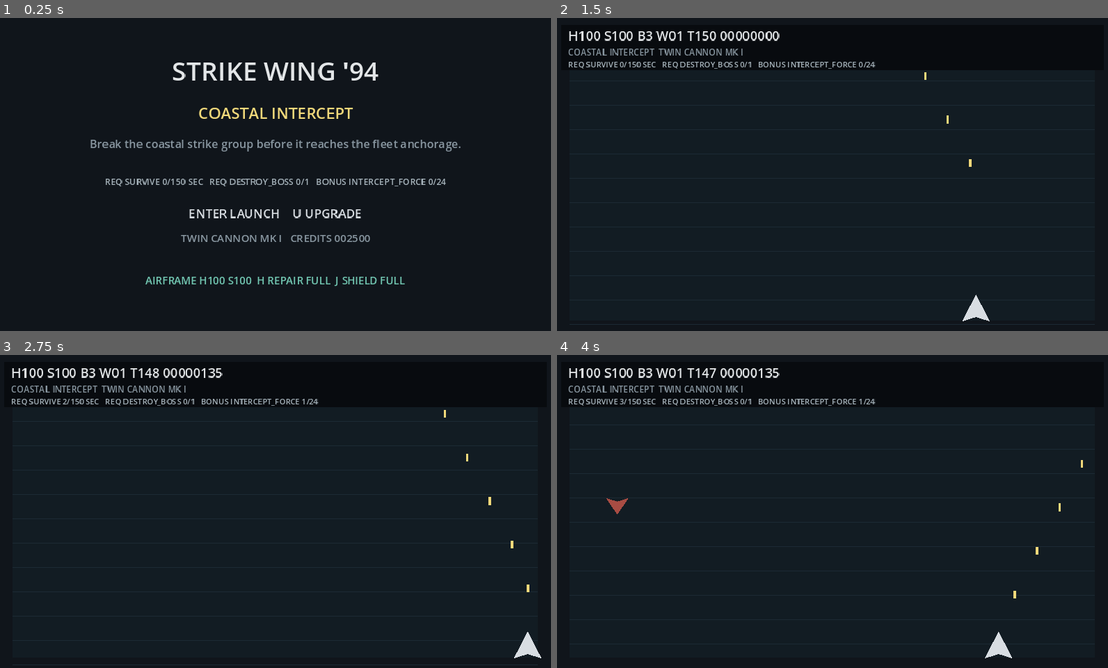
Above: before the commit, frames 1-4 (two rows, left to right).
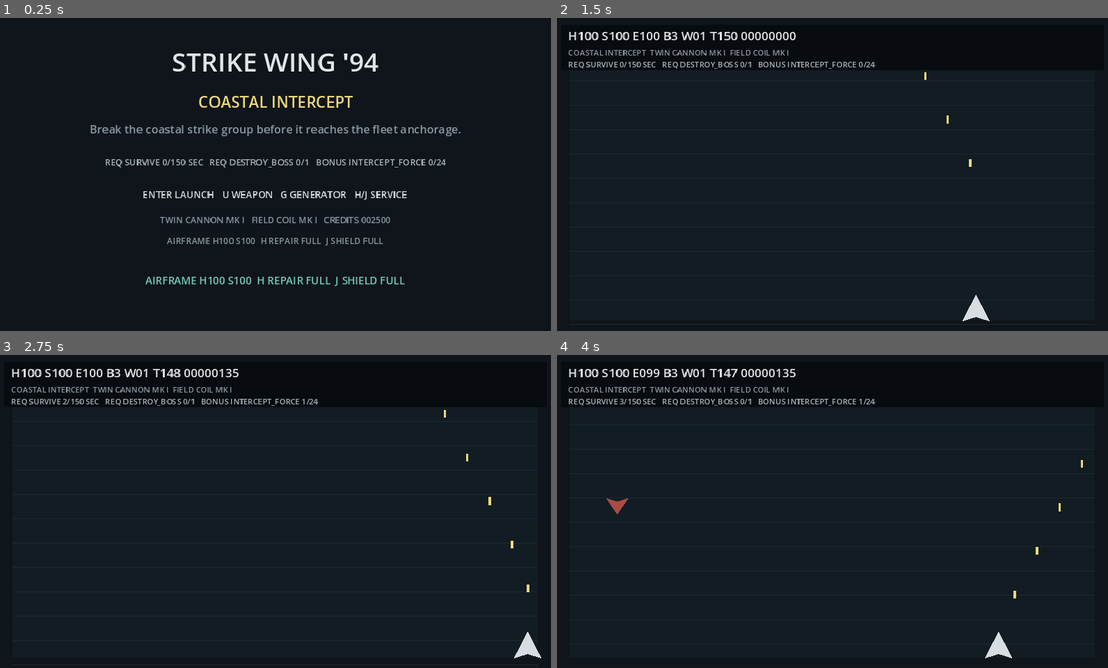
Above: after the commit, the same moments.

Repository: EVAVO-STUDIO/godot-462-strike-wing-94
Game: Godot game, scene res://scenes/main.tscn
The game is run twice, just before and just after one commit, with the same random seed, the same clock (stepped at 60 frames per second) and the same inputs.
Inputs:
- Up to frame 1 (0.25 s): no input
- Up to frame 2 (1.5 s): tap Enter (confirm) at 0.5 s; hold D (move_right) 0.53-1.28 s; hold Space (fire_primary) 0.53-1.28 s; tap H (service_hull) at 0.8, 1.35 s; hold S (move_down) from 1.28 s (still down)
- Up to frame 3 (2.75 s): tap J (service_shield) at 1.55, 2.1 s; tap R (restart) at 2 s; release S (move_down) at 2.03 s; hold D (move_right) from 2.03 s (still down); hold Space (fire_primary) from 2.03 s (still down)
- Up to frame 4 (4 s): release D (move_right) at 2.78 s; release Space (fire_primary) at 2.78 s; hold G (upgrade_generator, bound only after the commit) 2.78-3.53 s; tap Enter (confirm) at 2.85 s; tap H (service_hull) at 3.05 s; hold A (move_left) from 3.53 s (still down); hold Space (fire_primary) from 3.53 s (still down); tap J (service_shield) at 3.8 s

The runs differ from the first frame. In frame 1, 7.1% of the frame differs, in the area x 16-84%, y 11-73%; in frame 2, 1.3%; in frame 3, 1.3%; in frame 4, 1.3%.

Commit message:
feat: add scene-owned service and generator energy

Diff:
--- a/scripts/main.gd
+++ b/scripts/main.gd
@@ -12,6 +12,8 @@
 const MovementPatternRules = preload("res://scripts/movement_pattern_rules.gd")
 const WeaponPickupRules = preload("res://scripts/weapon_pickup_rules.gd")
 const BombRules = preload("res://scripts/bomb_rules.gd")
+const ServiceRules = preload("res://scripts/service_rules.gd")
+const EnergyRules = preload("res://scripts/energy_rules.gd")
 const PLAYER_SPEED := 220.0
 const PLAYFIELD := Rect2(18.0, 52.0, 604.0, 296.0)
 const BOSS_OVERTIME_LIMIT_SECONDS := 45.0
@@ -28,12 +30,16 @@
 var score := 0
 var hull := 100
 var shield := 100
+var service_hull := 100
+var service_shield := 100
 var wave := 1
 var bombs := 3
 var credits := 0
 var mission_index := 0
 var weapon_index := 0
+var generator_index := 0
 var temporary_weapon_boost := 0
+var energy := 100.0
 var shots_fired := 0
 var shots_hit := 0
 var boss_spawned := false
@@ -52,6 +58,7 @@
 var pickups: Array = []
 var enemy_catalog: Array = []
 var weapon_catalog: Array = []
+var generator_catalog: Array = []
 var mission_catalog: Array = []
 var spawn_profiles: Array = []
 var campaign: Dictionary = {}
@@ -71,6 +78,12 @@
 				_start_mission()
 			elif Input.is_action_just_pressed("upgrade"):
 				_try_buy_next_weapon()
+			elif Input.is_action_just_pressed("upgrade_generator"):
+				_try_buy_next_generator()
+			elif Input.is_action_just_pressed("service_hull"):
+				_service_hull_full()
+			elif Input.is_action_just_pressed("service_shield"):
+				_service_shield_full()
 		GamePhase.PLAYING:
 			_update_mission(delta)
 			if Input.is_action_just_pressed("cancel"):
@@ -91,6 +104,7 @@
 	fire_timer = maxf(0.0, fire_timer - delta)
 	secondary_timer = maxf(0.0, secondary_timer - delta)
 	enemy_spawn_timer -= delta
+	energy = EnergyRules.recharge(energy, _active_generator(), delta)
 	wave = MissionStateRules.live_wave(_active_mission(), mission_time)
 	_update_player(delta)
 	_update_weapons()
@@ -121,16 +135,21 @@
 func _load_content() -> void:
 	var enemies_data = ContentCatalog.load_json("res://data/enemies.json")
 	var weapons_data = ContentCatalog.load_json("res://data/weapons.json")
+	var generators_data = ContentCatalog.load_json("res://data/generators.json")
 	var missions_data = ContentCatalog.load_json("res://data/missions.json")
 	var spawn_data = ContentCatalog.load_json("res://data/spawn_profiles.json")
 	var campaign_data = ContentCatalog.load_json("res://data/campaign.json")
 	if typeof(enemies_data) == TYPE_DICTIONARY: enemy_catalog = enemies_data.get("enemies", [])
 	if typeof(weapons_data) == TYPE_DICTIONARY: weapon_catalog = weapons_data.get("weapons", [])
+	if typeof(generators_data) == TYPE_DICTIONARY: generator_catalog = generators_data.get("generators", [])
 	if typeof(missions_data) == TYPE_DICTIONARY: mission_catalog = missions_data.get("missions", [])
 	if typeof(spawn_data) == TYPE_DICTIONARY: spawn_profiles = spawn_data.get("profiles", [])
 	if typeof(campaign_data) == TYPE_DICTIONARY:
 		campaign = campaign_data
-		credits = int(campaign.get("campaign", campaign).get("starting_credits", 0))
+		var cfg := _campaign_config()
+		credits = int(cfg.get("starting_credits", 0))
+		service_hull = MissionStateRules.starting_hull(cfg, 100)
+		service_shield = MissionStateRules.starting_shield(cfg, 100)
 
 func _prepare_mission(index: int) -> void:
 	if mission_catalog.is_empty():
@@ -162,27 +181,25 @@
 	var nested = campaign.get("campaign", campaign)
 	return nested if typeof(nested) == TYPE_DICTIONARY else {}
 
-func _service_value(method_name: String, fallback: int) -> int:
-	var director := get_node_or_null("/root/ServiceDirector")
-	if director != null and director.has_method(method_name):
-		return int(director.call(method_name))
-	return fallback
+func _max_hull() -> int:
+	return MissionStateRules.starting_hull(_campaign_config(), 100)
+
+func _max_shield() -> int:
+	return MissionStateRules.starting_shield(_campaign_config(), 100)
 
 func _start_mission() -> void:
 	mission_rng.seed = RunSeedRules.mission_seed(mission_index)
-	var campaign_cfg := _campaign_config()
-	var max_hull := MissionStateRules.starting_hull(campaign_cfg, 100)
-	var max_shield := MissionStateRules.starting_shield(campaign_cfg, 100)
 	phase = GamePhase.PLAYING
 	mission_time = 0.0
 	score = 0
 	shots_fired = 0
 	shots_hit = 0
-	hull = clampi(_service_value("service_hull", max_hull), 1, max_hull)
-	shield = clampi(_service_value("service_shield", max_shield), 0, max_shield)
+	hull = clampi(service_hull, 1, _max_hull())
+	shield = clampi(service_shield, 0, _max_shield())
 	bombs = 3
 	wave = MissionStateRules.starting_wave(_active_mission())
 	temporary_weapon_boost = 0
+	energy = EnergyRules.capacity(_active_generator())
 	boss_spawned = false
 	enemy_spawn_timer = 0.35
 	player_position = Vector2(320.0, 292.0)
@@ -197,11 +214,10 @@
 		var base_reward := ProgressionRules.mission_reward(score)
 		var objective_bonus := ObjectiveRules.bonus_credits(current_objectives, objective_progress)
 		var progression: Dictionary = campaign.get("progression", {}) if typeof(campaign) == TYPE_DICTIONARY else {}
-		var starting_hull := MissionStateRules.starting_hull(_campaign_config(), 100)
 		var extras := RewardRules.extra_success_bonus(
 			progression,
 			hull,
-			starting_hull,
+			_max_hull(),
 			current_boss_id,
 			current_objectives,
 			objective_progress,
@@ -211,6 +227,8 @@
 		var extra_total := int(extras.get("total", 0))
 		var total_reward := base_reward + objective_bonus + extra_total
 		credits += total_reward
+		service_hull = clampi(hull, 1, _max_hull())
+		service_shield = clampi(shield, 0, _max_shield())
 		result_text = "MISSION COMPLETE  +%d" % total_reward
 		var parts: Array[String] = []
 		if objective_bonus > 0:
@@ -244,9 +262,14 @@
 
 func _active_weapon() -> Dictionary:
 	var primaries := _primary_weapons()
-	if primaries.is_empty(): return {"name":"Twin Cannon Mk I","damage":1,"fire_interval":0.11,"projectile_speed":430.0,"projectiles":2,"spread_degrees":0.0,"cost":0}
+	if primaries.is_empty(): return {"name":"Twin Cannon Mk I","damage":1,"fire_interval":0.11,"projectile_speed":430.0,"projectiles":2,"spread_degrees":0.0,"energy_cost":0.0,"cost":0}
 	var effective_index := WeaponPickupRules.effective_index(weapon_index, temporary_weapon_boost, primaries.size())
 	return primaries[effective_index]
+
+func _active_generator() -> Dictionary:
+	if generator_catalog.is_empty():
+		return {"name":"Field Coil Mk I","capacity":100.0,"recharge_per_second":26.0,"cost":0}
+	return generator_catalog[clampi(generator_index, 0, generator_catalog.size() - 1)]
 
 func _try_buy_next_weapon() -> void:
 	var primaries := _primary_weapons()
@@ -259,6 +282,53 @@
 		status_text = "MAXIMUM PRIMARY LOADOUT" if primaries.is_empty() or next_index == weapon_index else "NEED %d CREDITS" % int(primaries[next_index].get("cost", 0))
 	status_timer = 2.0
 
+func _try_buy_next_generator() -> void:
+	var result := ProgressionRules.next_weapon_index(generator_index, generator_catalog, credits)
+	if bool(result["changed"]):
+		generator_index = int(result["index"])
+		credits = int(result["credits"])
+		status_text = "GENERATOR PURCHASED: %s" % str(_active_generator().get("name", "GENERATOR")).to_upper()
+	else:
+		var next_index := clampi(generator_index + 1, 0, maxi(0, generator_catalog.size() - 1))
+		status_text = "MAXIMUM GENERATOR" if generator_catalog.is_empty() or next_index == generator_index else "GENERATOR NEEDS %d CREDITS" % int(generator_catalog[next_index].get("cost", 0))
+	status_timer = 2.0
+
+func _service_hull_full() -> void:
+	var cfg := _campaign_config()
+	var result := ServiceRules.service_full(credits, service_hull, _max_hull(), int(cfg.get("repair_cost_per_hull", 0)))
+	if bool(result.get("changed", false)):
+		service_hull = int(result["value"])
+		credits = int(result["credits"])
+		status_text = "HULL SERVICED -%d" % int(result["cost"])
+	else:
+		status_text = _service_failure("HULL", result)
+	status_timer = 3.0
+
+func _service_shield_full() -> void:
+	var cfg := _campaign_config()
+	var result := ServiceRules.service_full(credits, service_shield, maxi(1, _max_shield()), int(cfg.get("shield_recharge_cost_per_point", 0)))
+	if bool(result.get("changed", false)):
+		service_shield = mini(_max_shield(), int(result["value"]))
+		credits = int(result["credits"])
+		status_text = "SHIELD RECHARGED -%d" % int(result["cost"])
+	else:
+		status_text = _service_failure("SHIELD", result)
+	status_timer = 3.0
+
+func _service_failure(label: String, result: Dictionary) -> String:
+	var reason := str(result.get("reason", "NO_CHANGE"))
+	if reason == "FULL": return "%s ALREADY FULL" % label
+	if reason == "INSUFFICIENT_CREDITS": return "%s SERVICE NEEDS %d CREDITS" % [label, int(result.get("cost", 0))]
+	return "%s SERVICE UNAVAILABLE" % label
+
+func _service_status() -> String:
+	var cfg := _campaign_config()
+	var hull_cost := ServiceRules.service_cost(service_hull, _max_hull(), int(cfg.get("repair_cost_per_hull", 0)))
+	var shield_cost := ServiceRules.service_cost(service_shield, maxi(1, _max_shield()), int(cfg.get("shield_recharge_cost_per_point", 0)))
+	var hull_quote := "FULL" if hull_cost <= 0 else str(hull_cost)
+	var shield_quote := "FULL" if shield_cost <= 0 else str(shield_cost)
+	return "AIRFRAME H%03d S%03d  H REPAIR %s  J SHIELD %s" % [service_hull, service_shield, hull_quote, shield_quote]
+
 func _update_player(delta: float) -> void:
 	var movement := Input.get_vector("move_left", "move_right", "move_up", "move_down")
 	player_position += movement * PLAYER_SPEED * delta
@@ -267,8 +337,9 @@
 
 func _update_weapons() -> void:
 	var weapon := _active_weapon()
-	if Input.is_action_pressed("fire_primary") and fire_timer <= 0.0:
+	if Input.is_action_pressed("fire_primary") and fire_timer <= 0.0 and EnergyRules.can_fire(energy, weapon):
 		fire_timer = float(weapon.get("fire_interval", 0.11))
+		energy = EnergyRules.consume(energy, weapon)
 		var count := maxi(1, int(weapon.get("projectiles", 1)))
 		shots_fired += count
 		var spread := float(weapon.get("spread_degrees", 0.0))
@@ -411,8 +482,8 @@
 
 func _apply_pickup(kind: String) -> void:
 	match kind:
-		"shield": shield = mini(100, shield + 35)
-		"repair": hull = mini(100, hull + 25)
+		"shield": shield = mini(_max_shield(), shield + 35)
+		"repair": hull = mini(_max_hull(), hull + 25)
 		"bomb": bombs = mini(5, bombs + 1)
 		"weapon":
 			var primaries := _primary_weapons()
@@ -489,6 +560,7 @@
 	_add_key_action("move_left",KEY_A); _add_key_action("move_left",KEY_LEFT); _add_key_action("move_right",KEY_D); _add_key_action("move_right",KEY_RIGHT)
 	_add_key_action("move_up",KEY_W); _add_key_action("move_up",KEY_UP); _add_key_action("move_down",KEY_S); _add_key_action("move_down",KEY_DOWN)
 	_add_key_action("fire_primary",KEY_SPACE); _add_key_action("fire_secondary",KEY_X); _add_key_action("confirm",KEY_ENTER); _add_key_action("cancel",KEY_ESCAPE); _add_key_action("restart",KEY_R); _add_key_action("upgrade",KEY_U)
+	_add_key_action("upgrade_generator",KEY_G); _add_key_action("service_hull",KEY_H); _add_key_action("service_shield",KEY_J)
 
 func _add_key_action(action: StringName, keycode: Key) -> void:
 	if not InputMap.has_action(action): InputMap.add_action(action)
@@ -509,13 +581,15 @@
 	_draw_gameplay()
 
 func _draw_title() -> void:
-	draw_string(ThemeDB.fallback_font,Vector2(0,72),"STRIKE WING '94",HORIZONTAL_ALIGNMENT_CENTER,640,30,Color("e3e6e8"))
-	draw_string(ThemeDB.fallback_font,Vector2(0,116),current_mission_name,HORIZONTAL_ALIGNMENT_CENTER,640,18,Color("f0d87a"))
-	draw_string(ThemeDB.fallback_font,Vector2(80,150),current_briefing,HORIZONTAL_ALIGNMENT_CENTER,480,13,Color("8997a1"))
-	draw_string(ThemeDB.fallback_font,Vector2(24,192),_objective_summary(),HORIZONTAL_ALIGNMENT_CENTER,592,10,Color("a8b5bd"))
-	draw_string(ThemeDB.fallback_font,Vector2(0,230),"ENTER LAUNCH    U UPGRADE",HORIZONTAL_ALIGNMENT_CENTER,640,14,Color("d8dde2"))
+	draw_string(ThemeDB.fallback_font,Vector2(0,62),"STRIKE WING '94",HORIZONTAL_ALIGNMENT_CENTER,640,30,Color("e3e6e8"))
+	draw_string(ThemeDB.fallback_font,Vector2(0,103),current_mission_name,HORIZONTAL_ALIGNMENT_CENTER,640,18,Color("f0d87a"))
+	draw_string(ThemeDB.fallback_font,Vector2(80,133),current_briefing,HORIZONTAL_ALIGNMENT_CENTER,480,13,Color("8997a1"))
+	draw_string(ThemeDB.fallback_font,Vector2(24,170),_objective_summary(),HORIZONTAL_ALIGNMENT_CENTER,592,10,Color("a8b5bd"))
+	draw_string(ThemeDB.fallback_font,Vector2(0,207),"ENTER LAUNCH   U WEAPON   G GENERATOR   H/J SERVICE",HORIZONTAL_ALIGNMENT_CENTER,640,11,Color("d8dde2"))
 	var weapon := _active_weapon()
-	draw_string(ThemeDB.fallback_font,Vector2(0,258),"%s   CREDITS %06d" % [str(weapon.get("name","CANNON")).to_upper(),credits],HORIZONTAL_ALIGNMENT_CENTER,640,12,Color("8997a1"))
+	var generator := _active_generator()
+	draw_string(ThemeDB.fallback_font,Vector2(0,236),"%s   %s   CREDITS %06d" % [str(weapon.get("name","CANNON")).to_upper(),str(generator.get("name","GENERATOR")).to_upper(),credits],HORIZONTAL_ALIGNMENT_CENTER,640,10,Color("8997a1"))
+	draw_string(ThemeDB.fallback_font,Vector2(0,260),_service_status(),HORIZONTAL_ALIGNMENT_CENTER,640,10,Color("8997a1"))
 	if status_timer > 0: draw_string(ThemeDB.fallback_font,Vector2(0,306),status_text,HORIZONTAL_ALIGNMENT_CENTER,640,12,Color("72c7b2"))
 
 func _draw_result() -> void:
@@ -543,6 +617,7 @@
 	draw_colored_polygon(PackedVector2Array([p+Vector2(0,-18),p+Vector2(-16,13),p+Vector2(0,8),p+Vector2(16,13)]),Color("d8dde2"))
 	draw_rect(Rect2(8,8,624,52),Color("080b0f"))
 	var remaining := maxi(0,int(ceil(mission_duration-mission_time)))
-	draw_string(ThemeDB.fallback_font,Vector2(16,26),"H%03d S%03d B%01d W%02d T%03d %08d" % [hull,shield,bombs,wave,remaining,score],HORIZONTAL_ALIGNMENT_LEFT,-1,15,Color("e3e6e8"))
-	draw_string(ThemeDB.fallback_font,Vector2(16,43),"%s  %s" % [current_mission_name,str(_active_weapon().get("name","CANNON")).to_upper()],HORIZONTAL_ALIGNMENT_LEFT,-1,10,Color("8997a1"))
+	var energy_pct := int(round(EnergyRules.normalized(energy, _active_generator()) * 100.0))
+	draw_string(ThemeDB.fallback_font,Vector2(16,26),"H%03d S%03d E%03d B%01d W%02d T%03d %08d" % [hull,shield,energy_pct,bombs,wave,remaining,score],HORIZONTAL_ALIGNMENT_LEFT,-1,14,Color("e3e6e8"))
+	draw_string(ThemeDB.fallback_font,Vector2(16,43),"%s  %s  %s" % [current_mission_name,str(_active_weapon().get("name","CANNON")).to_upper(),str(_active_generator().get("name","GENERATOR")).to_upper()],HORIZONTAL_ALIGNMENT_LEFT,-1,9,Color("8997a1"))
 	draw_string(ThemeDB.fallback_font,Vector2(16,57),_objective_summary(),HORIZONTAL_ALIGNMENT_LEFT,608,9,Color("a8b5bd"))
